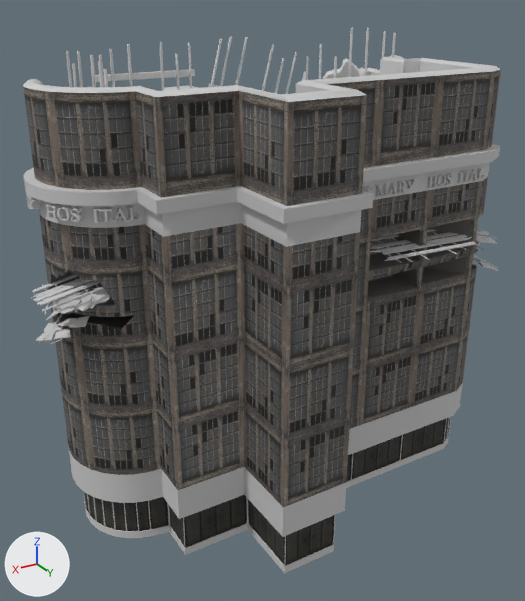
The FBX model Assets/Apocalyptic_World/Art/StaticMesh/Buildings/SM_Building_01.FBX as it was, and as the next commit left it.
The view is the same before and after, from a 50 mm camera at (59.0, 88.5, 72.6) aimed at (8.2, 3.9, 30.3). The lights are fixed; the arrows at lower left show +X, +Y and +Z. Objects named as collision shapes, trigger or cutter boxes, shadow casters or lower levels of detail are left out. Where no turn or scale is listed for an object, it has been applied to the vertices. Vertices at the same position are counted once.

Names of what the first picture shows: 'SM_Building_01_LOD0'.
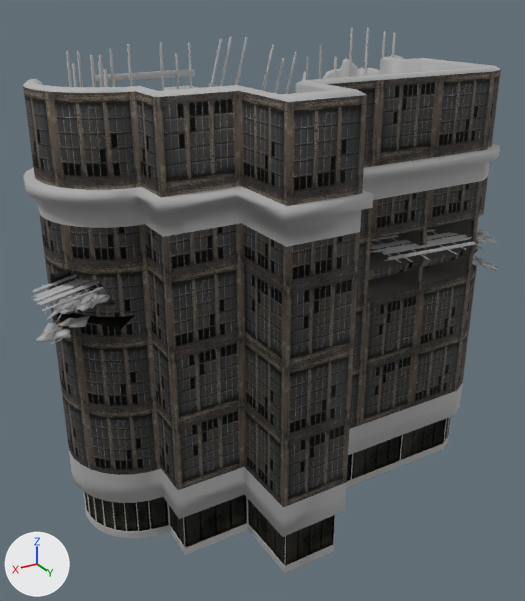
The change, as a diff of the scene's bpy script:
```diff
--- a/Assets/Apocalyptic_World/Art/StaticMesh/Buildings/SM_Building_01.FBX.py
+++ b/Assets/Apocalyptic_World/Art/StaticMesh/Buildings/SM_Building_01.FBX.py
@@ mat_trim_pavements @@
 mat_trim_pavements.roughness = 0.859
+mat_trim_pavements.metallic = 1.0
@@ mat_trim_metal @@
 mat_trim_metal.roughness = 0.859
+mat_trim_metal.metallic = 1.0
@@ mat_window3 @@
 mat_window3.roughness = 0.859
+mat_window3.metallic = 1.0
@@ me_mesh @@
 # used by ob_sm_building_01_lod0; location = (0.0, 0.0, 0.0)
-me_mesh.from_pydata(...)  # 11656 vertices, 20026 faces; spans x -28.2..41.5, y -19.9..26.4, z -0.1..66.9
+me_mesh.from_pydata(...)  # 5448 vertices, 5151 faces; spans x -28.2..41.5, y -19.9..26.4, z -0.1..66.9
+# me_mesh part 1: 36 loose pieces with 4744 vertices, spanning x -21.8..39.1, y -9.5..16.1, z 45.6..49.9, are deleted
+# me_mesh part 2: 9 vertices moved within x 11.0..39.1, y -18.9..7.6, z 33.9..38.8; 946 vertices removed from x 8.9..40.6, y -19.2..10.1, z 32.1..41.3
+# me_mesh part 3: 4 vertices moved within x -22.3..30.4, y -2.4..14.8, z 35.5..64.6; 518 vertices removed from x -27.4..34.0, y -15.3..20.1, z 32.0..65.1
+# me_mesh part 4: the surface is now shaded smooth
 me_mesh.materials.append(mat_trim_pavements)
```

Pixel boxes [x1, y1, x2, y2] of what changed, in the pictures (525 x 601 px):
'SM_Building_01_LOD0', surface changed, reshaped (grey to black): [23, 28, 501, 573] in both
part 1 of me_mesh, deleted: before [26, 168, 484, 223]
part 2 of me_mesh, cut back: before [31, 251, 170, 354]
part 3 of me_mesh, cut back: before [42, 43, 498, 276]; after [77, 52, 83, 87]
